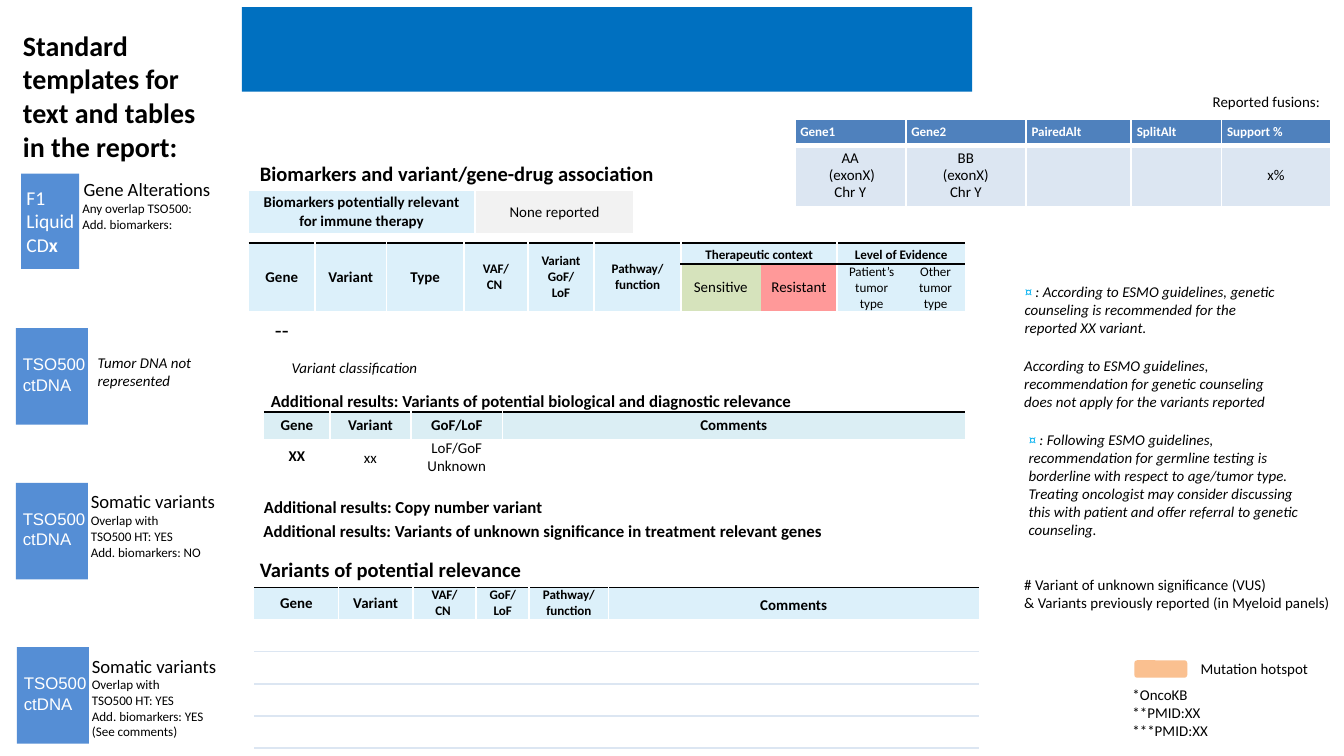
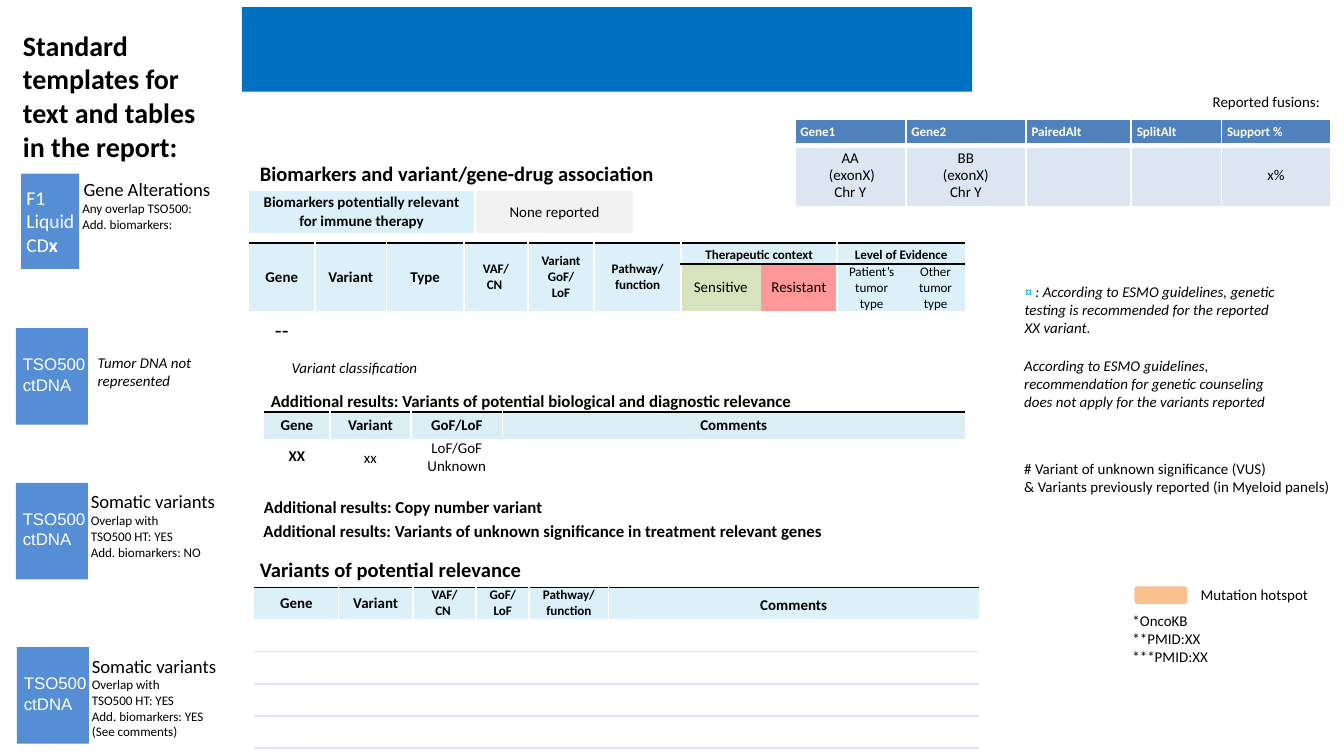
Before and after one commit to InPreD/PRONTO, a slide deck: slide 8 of In/Template/InPreD_MTB_template.pptx. Drawn at 1344x756 pixels with LibreOffice and Linux fonts; fonts in the diff are those of the drawing. Boxes give left, top, right and bottom in pixels: in the first picture for what was removed or moved away, otherwise in the second. Text is boxed around its words. In the diff, an @@ line names an element or a change of style, - is before the commit and + after.

Commit message:
Add files via upload
Small changes for the description contents in the last slide of the template file.
This is requested from molecular biologist group.

```diff
--- a/In/Template/InPreD_MTB_template.pptx
+++ b/In/Template/InPreD_MTB_template.pptx
@@ text at (1025, 286, 1275, 333): text changed @@
-¤ : According to ESMO guidelines, genetic counseling is recommended for the reported XX variant.
+¤ : According to ESMO guidelines, genetic testing is recommended for the reported XX variant.
@@ text removed at (1029, 434, 1298, 538) @@
-¤ : Following ESMO guidelines, recommendation for germline testing is borderline with respect to age/tumor type. Treating oncologist may consider discussing this with patient and offer referral to genetic counseling.
@@ text "# Variant of unknown significance ...": place and size @@
-text "# Variant of unknown significance ..." at (1035, 579, 1329, 611)
+text "# Variant of unknown significance ..." at (1035, 463, 1329, 495)
@@ 2 texts, 1 rounded rectangle: place and size @@
-2 texts, 1 rounded rectangle at (1132, 660, 1308, 736)
+2 texts, 1 rounded rectangle at (1132, 586, 1308, 662)
```
